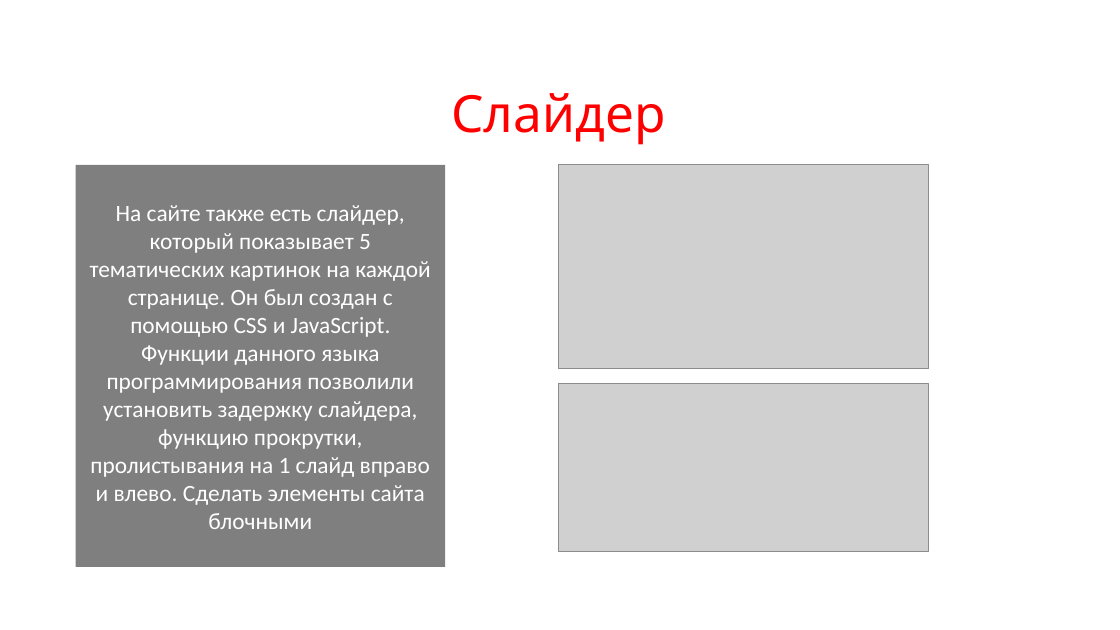
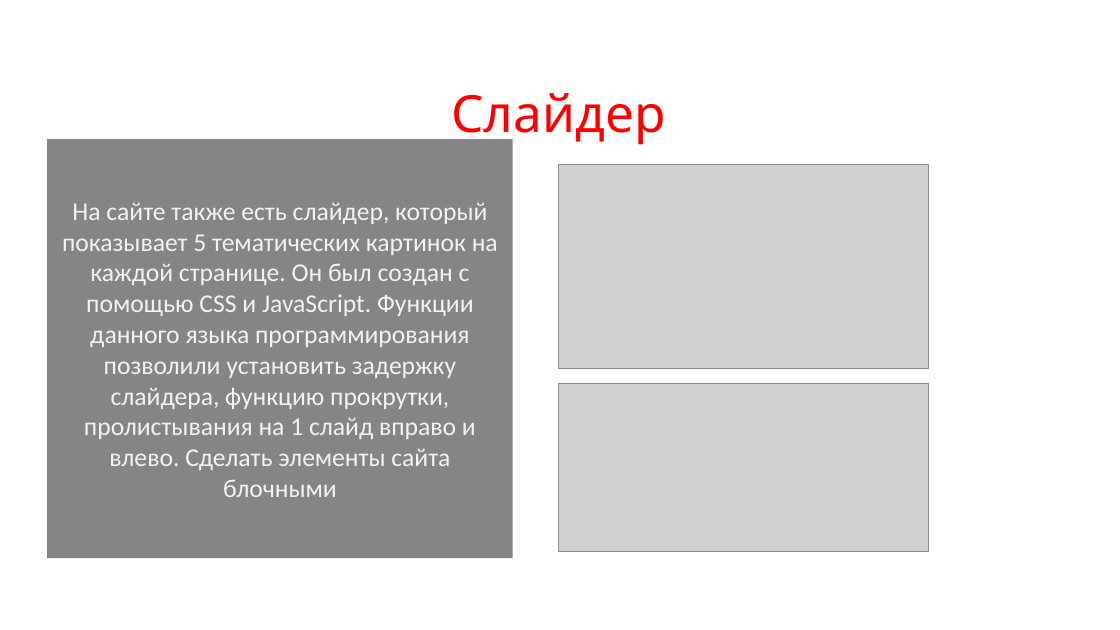
Before and after one commit to Bambukk/France.github.io, a slide deck: slide 7 of sait.pptx. Drawn at 1120x630 pixels with LibreOffice and Linux fonts; fonts in the diff are those of the drawing; grey boxes stand for pictures; background and template pictures are left out. Boxes give left, top, right and bottom in pixels: in the first picture for what was removed or moved away, otherwise in the second. Text is boxed around its words. In the diff, an @@ line names an element or a change of style, - is before the commit and + after.

```diff
--- a/sait.pptx
+++ b/sait.pptx
@@ rectangle "На сайте также есть слайдер, ...": place and size @@
-rectangle "На сайте также есть слайдер, ..." at bbox=[76, 165, 445, 567]
+rectangle "На сайте также есть слайдер, ..." at bbox=[47, 139, 513, 559]
@@ rectangle "На сайте также есть слайдер, ..." at bbox=[47, 139, 513, 559]: size 20 to 22 pt, text colour #FFFFFF to #F2F2F2; fill #000000 at 50% opacity to #0D0D0D at 50% opacity @@
```
Also in this commit, not shown: 1 other slide changed.
